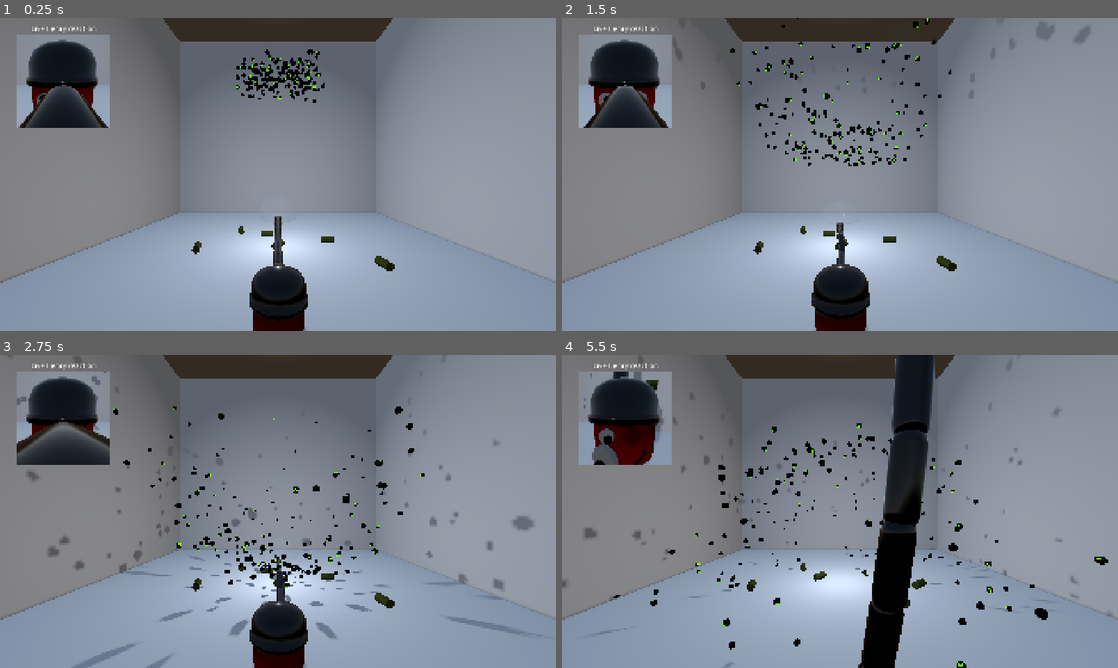
Above: before the commit, frames 1-4 (two rows, left to right).
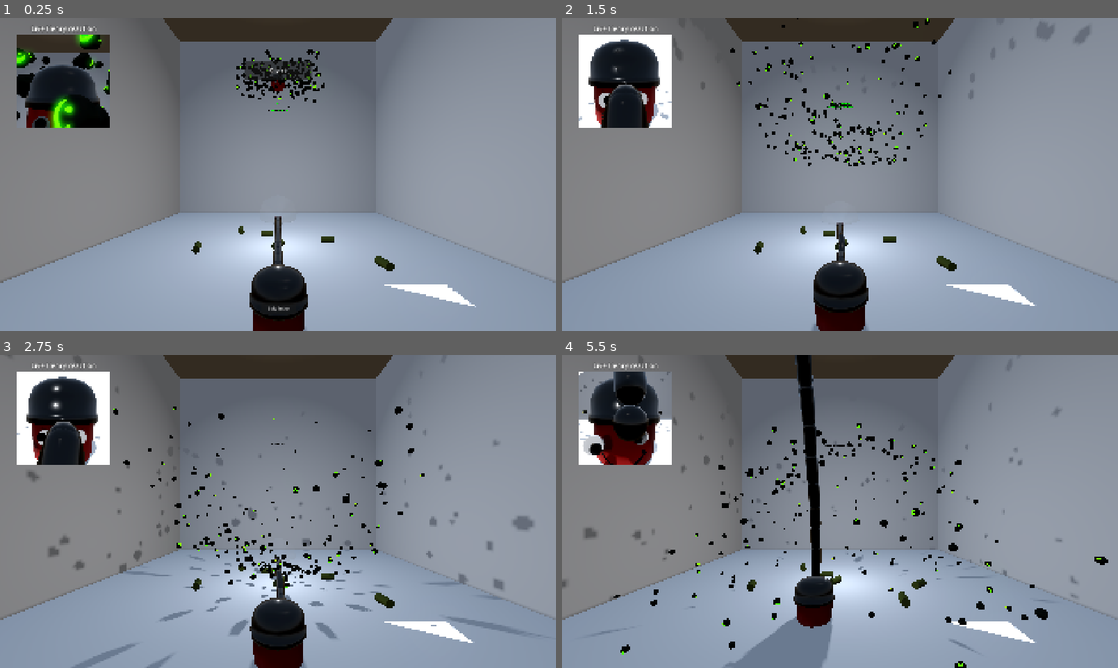
Above: after the commit, the same moments.

Repository: AleksGameJam/game-jam-2026
Game: Godot game, scene res://enemies/RoomWithEnemies.tscn
Same seed, same stepped clock (60 frames per second), same inputs: the game is played once before the commit and once after it. This scene is started directly instead of the project's main scene.
Inputs (mouse positions are in pixels of both pictures, inside the frame that each line leads up to):
- Up to frame 1 (0.25 s): no input
- Up to frame 2 (1.5 s): click (840, 71) at 0.5 s, where only the run after the commit has a clickable "Start"; hold E (rotate_right) from 1.28 s (still down)
- Up to frame 3 (2.75 s): release E (rotate_right) at 2.03 s; hold Down (ui_down) from 2.03 s (still down)
- Up to frame 4 (5.5 s): release Down (ui_down) at 2.78 s; hold E (rotate_right) 2.78-3.53 s; hold Up (ui_up) 3.53-4.28 s; hold Q (rotate_left) from 4.28 s (still down)

The runs differ from the first frame. In frame 1, 5.4% of the frame differs, in the area x 3-86%, y 5-94%; in frame 2, 3.7%; in frame 3, 3.9%; in frame 4, 14%, in the area x 3-99%, y 0-100%.

Commit message:
henry eye colllision

Diff:
--- a/Henry.tscn
+++ b/Henry.tscn
@@ -39,6 +39,8 @@
 
 [node name="StaticBody3D" type="StaticBody3D" parent="Is" unique_id=82047390]
 transform = Transform3D(1, 0, 0, 0, 1, 0, 0, 0, 1, -0.29599655, 0, 0)
+collision_layer = 256
+collision_mask = 256
 
 [node name="CollisionShape3D" type="CollisionShape3D" parent="Is/StaticBody3D" unique_id=959044806]
 transform = Transform3D(1.0000002, 0, 0, 0, -4.371139e-08, -1.0000001, 0, 1, -4.3711392e-08, 0.05492966, -0.0053710938, 0)
@@ -46,6 +48,8 @@
 
 [node name="Left2" type="RigidBody3D" parent="Is" unique_id=1989491968]
 transform = Transform3D(-0.9929547, 0.11849479, 0, -0.11849479, -0.9929547, 0, 0, 0, 1, 0, 0.042242706, -0.038550735)
+collision_layer = 256
+collision_mask = 256
 axis_lock_angular_x = true
 axis_lock_angular_y = true
 center_of_mass_mode = 1
@@ -69,6 +73,8 @@
 
 [node name="Right" type="RigidBody3D" parent="Is" unique_id=374613326]
 transform = Transform3D(-0.9238819, 0.38267758, 0, -0.38267758, -0.9238819, 0, 0, 0, 1, -0.60689586, 0.03529513, -0.038550735)
+collision_layer = 256
+collision_mask = 256
 axis_lock_angular_x = true
 axis_lock_angular_y = true
 center_of_mass_mode = 1
--- a/enemies/RoomWithEnemies.tscn
+++ b/enemies/RoomWithEnemies.tscn
@@ -4,7 +4,7 @@
 [ext_resource type="PackedScene" uid="uid://c8d220k74p1h4" path="res://enemies/DustBunny.tscn" id="2_ydiif"]
 [ext_resource type="PackedScene" uid="uid://mjhmfuxjws3f" path="res://enemies/beer_can.tscn" id="3_8iyv3"]
 [ext_resource type="PackedScene" uid="uid://c7wwk8ft0cy87" path="res://scenes/player.tscn" id="3_b83cu"]
-[ext_resource type="AudioStream" uid="uid://bfrrntmm45bb5" path="res://music/May the dust.wav" id="5_ev655"]
+[ext_resource type="PackedScene" uid="uid://bdj8mwevhanmr" path="res://intro/Intro.tscn" id="5_ev655"]
 
 [sub_resource type="ProceduralSkyMaterial" id="ProceduralSkyMaterial_gvfet"]
 sky_horizon_color = Color(0.66224277, 0.6717428, 0.6867428, 1)
@@ -612,4 +612,5 @@
 transform = Transform3D(1, 0, 0, 0, 0.99999994, 0, 0, 0, 0.99999994, 0, -22.26793, 4.901871)
 
 [node name="MayTheDust" type="AudioStreamPlayer" parent="." unique_id=323260580]
-stream = ExtResource("5_ev655")
+
+[node name="Intro" parent="." unique_id=907554744 instance=ExtResource("5_ev655")]
--- a/project.godot
+++ b/project.godot
@@ -38,6 +38,7 @@
 [layer_names]
 
 3d_physics/layer_4="enemies"
+3d_physics/layer_9="eyes"
 
 [physics]
 
